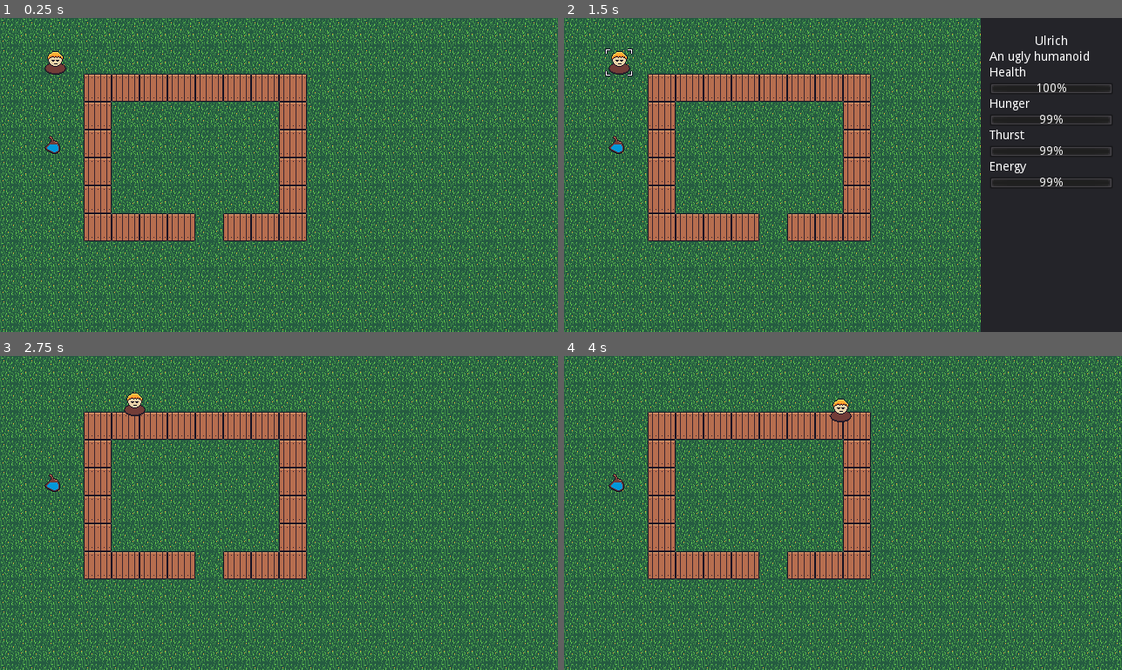
Above: before the commit, frames 1-4 (two rows, left to right).
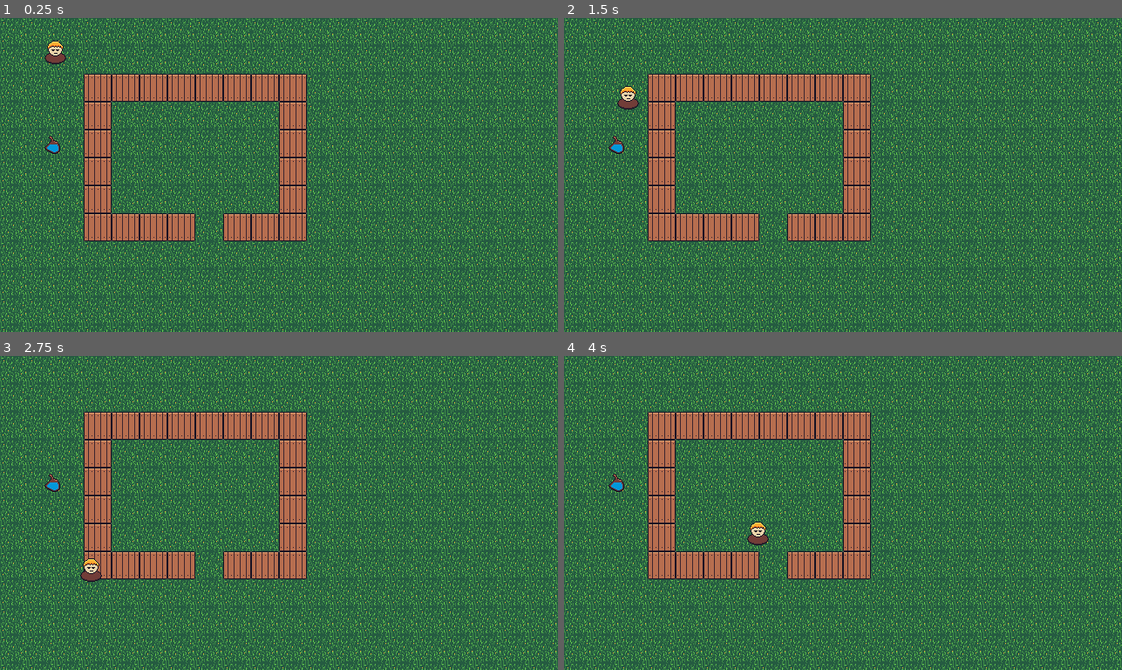
Above: after the commit, the same moments.

Repository: pk2codes/ClawsOfSurvival
Game: Godot game, scene res://Worlds/World.tscn
Two runs of this game, one before a commit and one after it. Both use one fixed random seed, a clock stepped at 60 frames per second and the inputs below.
Inputs (mouse positions are in pixels of both pictures, inside the frame that each line leads up to):
- Up to frame 1 (0.25 s): no input
- Up to frame 2 (1.5 s): tap Enter at 0.5 s; move the mouse to (619, 143) at 0.52 s; hold Right mouse button (click_right) 0.53-1.28 s; click (619, 143) at 0.67 s; move the mouse to (619, 61) at 1.27 s; right-click (619, 61) at 1.35 s; click (619, 61) at 1.42 s
- Up to frame 3 (2.75 s): move the mouse to (334, 443) at 2.02 s; hold Right mouse button (click_right) from 2.03 s (still down); click (334, 443) at 2.17 s
- Up to frame 4 (4 s): move the mouse to (815, 575) at 2.77 s; release Right mouse button (click_right) at 2.78 s; right-click (815, 575) at 2.85 s; click (815, 575) at 2.92 s; move the mouse to (1010, 560) at 3.52 s; hold Right mouse button (click_right) from 3.53 s (still down); click (1010, 560) at 3.67 s

The runs differ from the first frame. In frame 1, 0.3% of the frame differs, in the area x 7-12%, y 7-19%; in frame 2, 26%, in the area x 7-100%, y 0-100%; in frame 3, 0.4%; in frame 4, 0.4%.

Commit message:
basic 'intelligence' script

Diff:
--- a/GameObjects/Figures/Peasent/Peasent.gd
+++ b/GameObjects/Figures/Peasent/Peasent.gd
@@ -4,8 +4,8 @@
 onready var area = $Area2D
 onready var animation_player = $KinematicBody2D/AnimationPlayer
 onready var movable = $Movable
-onready var status = $Status
 onready var selectable = $Selectable
+onready var mind = $Mind
 
 signal on_update_stats
 
@@ -24,12 +24,6 @@
 	}
 }
 
-var needs = {
-	"hungry": false,
-	"thursty": false,
-	"tired": false
-}
-
 enum STATE {
 	ALIVE, DEAD
 }
@@ -41,46 +35,29 @@
 	self.state = STATE.ALIVE
 	movable.character = self
 	movable.speed = self.info["stats"]["speed"]
-func _show_needs():
-	for need in self.needs:
-		if needs["thursty"]:
-			status.show_thursty()
-		elif needs["hungry"]:
-			status.show_hungry()
-		elif needs["tired"]:
-			status.show_tired()
-		else:
-			status.hide_all()
+
+
 
 func _handle_animation():
 	if self.state == STATE.DEAD:
 		animation_player.play("Dead")
-		status.hide_all()
-	_show_needs()
 
 
 func _update_state():
 	if self.info["stats"]["hunger"] <= 0:
 		self.state = STATE.DEAD
 
-func _update_status():
-	if self.info["stats"]["hunger"] < 50:
-		needs["hungry"] = true
-	if self.info["stats"]["thurst"] < 40:
-		needs["thurst"] = true
-	if self.info["stats"]["energy"] < 20:
-		needs["tired"] = true
 
-var update_interval = 2
+var update_interval = 1
 
 func _update_needs(delta):
-	self.info["stats"]["hunger"] -= (delta / 30 )
+	self.info["stats"]["hunger"] -= (delta * 3)
 	self.info["stats"]["thurst"] -= (delta / 10 )
 	self.info["stats"]["energy"] -= (delta / 90 )
 	if update_interval <= 0:
 		emit_signal("on_update_stats", info)
 		update_interval = 2
-		_update_status()
+		mind.think(self.info["stats"])
 	else:
 		update_interval = update_interval - delta
 
@@ -93,3 +70,9 @@
 func set_position(pos):
 	if self.state == STATE.ALIVE:
 		self.position = pos
+
+
+
+
+func _on_Mind_new_target(target):
+	movable.move_to_pos(target)
--- a/GameObjects/Figures/Peasent/Peasent.tscn
+++ b/GameObjects/Figures/Peasent/Peasent.tscn
@@ -1,10 +1,11 @@
-[gd_scene load_steps=9 format=2]
+[gd_scene load_steps=10 format=2]
 
 [ext_resource path="res://GameObjects/Figures/Peasent/Peasent.png" type="Texture" id=1]
 [ext_resource path="res://GameObjects/Figures/Peasent/Peasent.gd" type="Script" id=2]
 [ext_resource path="res://GameObjects/Tech/Selectable/Selectable.tscn" type="PackedScene" id=3]
 [ext_resource path="res://GameObjects/Tech/Movable/Movable.tscn" type="PackedScene" id=4]
 [ext_resource path="res://GameObjects/Figures/Status/Status.tscn" type="PackedScene" id=5]
+[ext_resource path="res://GameObjects/Tech/Figures/Mind/Mind.tscn" type="PackedScene" id=6]
 
 [sub_resource type="CapsuleShape2D" id=1]
 radius = 12.5726
@@ -45,10 +46,8 @@
 [node name="Peasent" type="Node2D"]
 script = ExtResource( 2 )
 
-[node name="Status" parent="." instance=ExtResource( 5 )]
-position = Vector2( 9.92126, -15.874 )
-
 [node name="KinematicBody2D" type="KinematicBody2D" parent="."]
+position = Vector2( 0, -11.2246 )
 
 [node name="Sprite" type="Sprite" parent="KinematicBody2D"]
 position = Vector2( 0.420448, 0 )
@@ -63,5 +62,14 @@
 anims/Dead = SubResource( 3 )
 
 [node name="Movable" parent="." instance=ExtResource( 4 )]
+position = Vector2( 0, -11.2246 )
 
 [node name="Selectable" parent="." instance=ExtResource( 3 )]
+position = Vector2( 0, -11.2246 )
+
+[node name="Mind" parent="." instance=ExtResource( 6 )]
+
+[node name="Status" parent="Mind" instance=ExtResource( 5 )]
+position = Vector2( 9.92126, -27.0986 )
+
+[connection signal="new_target" from="Mind" to="." method="_on_Mind_new_target"]
--- /dev/null
+++ b/GameObjects/Tech/Figures/Mind/Mind.gd
@@ -0,0 +1,81 @@
+extends Node2D
+
+onready var status = $Status
+
+signal new_target
+
+var tolerance = 50
+var plan_map = {
+	"eating": null,
+	"sleeping": null,
+	"drinking": null,
+	"wandering": null
+}
+
+func _drink():
+	pass
+
+func _eat():
+	pass
+
+func _sleep():
+	pass
+
+var walking_watchdog = 0
+func _wander():
+	if plan_map["wandering"] == null:
+		var pos = MapManager.get_random_position_near_to(global_position, 180)
+		plan_map["wandering"] = {
+			"target_pos": pos
+		}
+		emit_signal("new_target", pos)
+	else:
+		var target_pos = plan_map["wandering"]["target_pos"]
+		if (global_position.x == target_pos.x && global_position.y == target_pos.y) || walking_watchdog > 10:
+			plan_map["wandering"] = null
+			walking_watchdog = 0
+		else:
+			print("my pos", global_position, target_pos)
+			walking_watchdog += 1
+
+func _ready():
+	status.hide_all()
+
+func _execute_plans():
+	var drink_plan = plan_map["drinking"]
+	var eat_plan = plan_map["eating"]
+	var sleep_plan = plan_map["sleeping"]
+	var wandering_plan = plan_map["wandering"]
+
+	if drink_plan != null:
+		_drink()
+	elif eat_plan != null:
+		_eat()
+	elif sleep_plan != null:
+		_sleep()
+	else :
+		_wander()
+
+# make plans
+func think(stats):
+	var hunger = stats["hunger"]
+	var thurst = stats["thurst"]
+	var energy = stats["energy"]
+	if (hunger < tolerance):
+		plan_map["eating"] = true
+	elif (thurst < tolerance):
+		plan_map["drinking"] = true
+	elif (energy < tolerance):
+		plan_map["sleeping"] = true
+	_show_plans()
+	_execute_plans()
+
+func _show_plans():
+	if plan_map["drinking"] != null:
+		status.show_thursty()
+	elif plan_map["eating"] != null:
+		status.show_hungry()
+	elif plan_map["sleeping"] != null:
+		status.show_tired()
+	else:
+		status.hide_all()
--- /dev/null
+++ b/GameObjects/Tech/Figures/Mind/Mind.tscn
@@ -0,0 +1,10 @@
+[gd_scene load_steps=3 format=2]
+
+[ext_resource path="res://GameObjects/Tech/Figures/Mind/Mind.gd" type="Script" id=1]
+[ext_resource path="res://GameObjects/Figures/Status/Status.tscn" type="PackedScene" id=2]
+
+[node name="Mind" type="Node2D"]
+script = ExtResource( 1 )
+
+[node name="Status" parent="." instance=ExtResource( 2 )]
+position = Vector2( 1.19054, -21.0331 )
--- a/GameObjects/Tech/Movable/Movable.gd
+++ b/GameObjects/Tech/Movable/Movable.gd
@@ -11,13 +11,6 @@
 func _ready():
 	pass
 
-func move_to_pos():
-	if character == null:
-		print("ERR: Need character assigned to move")
-
-# Called every frame. 'delta' is the elapsed time since the previous frame.
-#func _process(delta):
-#	pass
 var path = []
 
 func _process(delta):
@@ -32,7 +25,10 @@
 		return
 	if character.selectable.is_selected:
 		var pos = character.transform.xform(get_local_mouse_position())
-		_update_navigation_path(transform.xform(character.position), pos)
+		move_to_pos(pos)
+
+func move_to_pos(global_pos):
+	_update_navigation_path(transform.xform(character.position), global_pos)
 
 func move_along_path(distance):
 	var last_point = character.position
--- a/GameObjects/UI/ContextMenu/ContextMenu.gd
+++ b/GameObjects/UI/ContextMenu/ContextMenu.gd
@@ -11,7 +11,6 @@
 	self.visible = false
 	var selectables = get_tree().get_nodes_in_group("Selectable")
 	for s in selectables:
-		print("ready", s.name)
 		s.connect("on_select", self, "_on_selection")
 		s.connect("on_unselect", self, "_on_unselection")
 
--- a/GameObjects/UI/FigureContext/FigureContext.gd
+++ b/GameObjects/UI/FigureContext/FigureContext.gd
@@ -16,18 +16,15 @@
 #	pass
 
 func update_stats(info):
-	print("update stats")
 	var name = info["name"]
 	var description = info["description"]
 	name_label.text = name
 	description_label.text = description
 
 	if !info.has("stats"):
-		print("no stats")
 		stats.visible = false
 	else:
 		stats.visible = true
-		print("show stats", info)
 		var stats = info["stats"]
 		var health = stats["health"]
 		var thurst = stats["thurst"]
--- /dev/null
+++ b/Manager/MapManager.gd
@@ -0,0 +1,25 @@
+extends Node
+
+var WIDTH = 640
+var HEIGHT = 360
+
+
+func get_random_position_near_to(pos, range_to_pos):
+	var rng = RandomNumberGenerator.new()
+	rng.seed = OS.get_ticks_msec()
+	var x_min = pos.x - range_to_pos
+	var x_max = pos.x + range_to_pos
+	var y_min = pos.y - range_to_pos
+	var y_max = pos.y + range_to_pos
+	if x_min < 0:
+		x_min = 0
+	if y_min < 0:
+		y_min = 0
+	if x_max >= WIDTH:
+		x_max = WIDTH
+	if y_max >=HEIGHT:
+		y_max = HEIGHT
+	return Vector2(
+		rng.randi_range(x_min, x_max),
+		rng.randi_range(y_min, y_max)
+	)
--- a/Worlds/World.tscn
+++ b/Worlds/World.tscn
@@ -114,7 +114,7 @@
 tile_set = SubResource( 3 )
 cell_size = Vector2( 32, 32 )
 format = 1
-tile_data = PoolIntArray( 0, 0, 0, 1, 0, 0, 2, 0, 0, 3, 0, 0 …(1048 unchanged characters)… 2161, 0, 0, 262162, 0, 0, 262163, 0, 0, 262164, 0, 0, 262165, 0, 0, 262166, 0, 0, 327680, 0, 0, 327681, 0, 0, 327682, 0, 0 …(1766 unchanged characters)…
+tile_data = PoolIntArray( 0, 0, 0, 1, 0, 0, 2, 0, 0, 3, 0, 0 …(1048 unchanged characters)… 2161, 0, 0, 262162, 0, 0, 262163, 0, 0, 327680, 0, 0, 327681, 0, 0, 327682, 0, 0 …(1766 unchanged characters)…
 
 [node name="TileMap3" type="TileMap" parent="Navigation/YSort"]
 tile_set = SubResource( 5 )
--- a/project.godot
+++ b/project.godot
@@ -17,6 +17,7 @@
 [autoload]
 
 FigureManager="*res://Manager/FigureManager.gd"
+MapManager="*res://Manager/MapManager.gd"
 
 [display]
 
